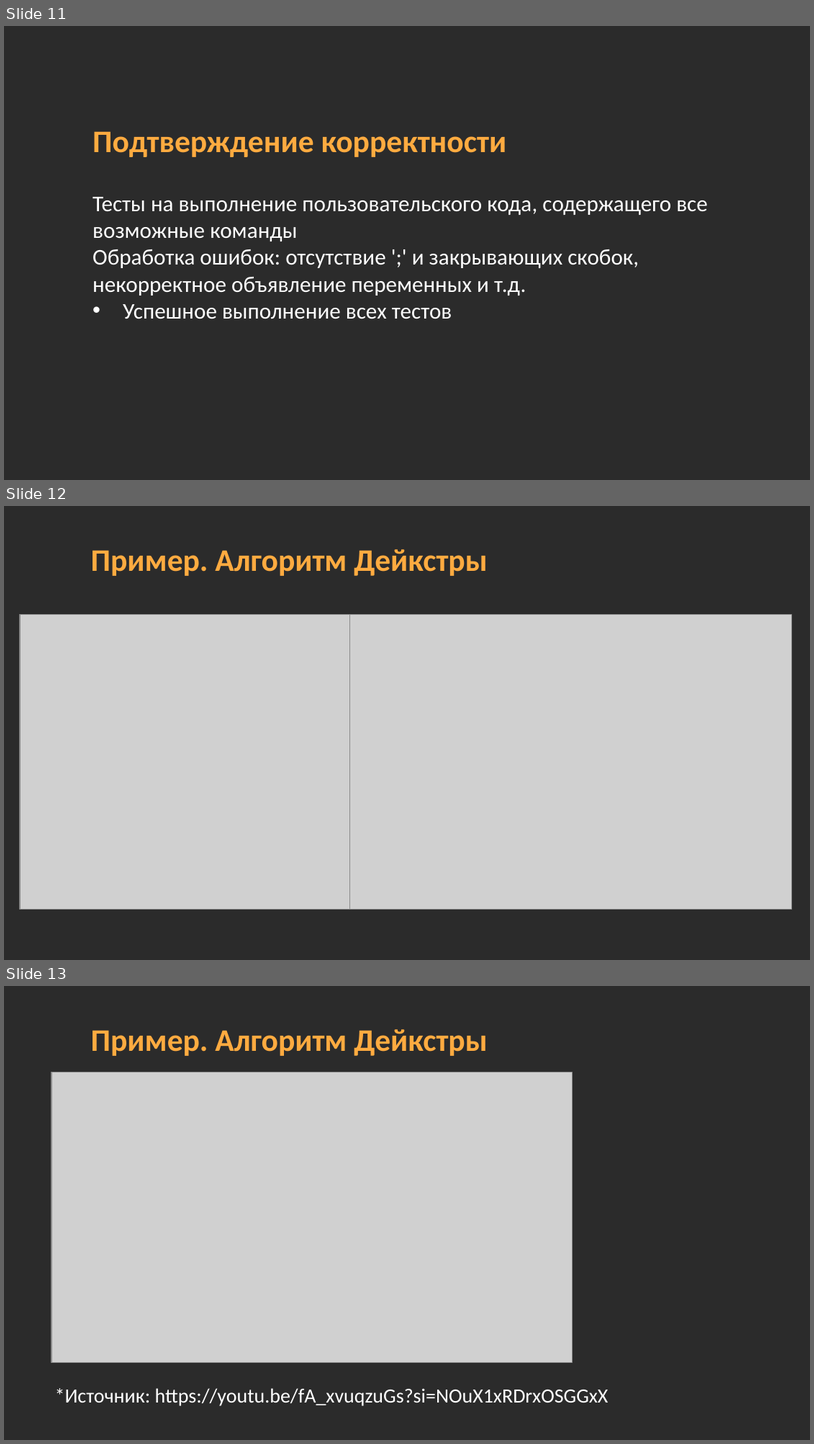
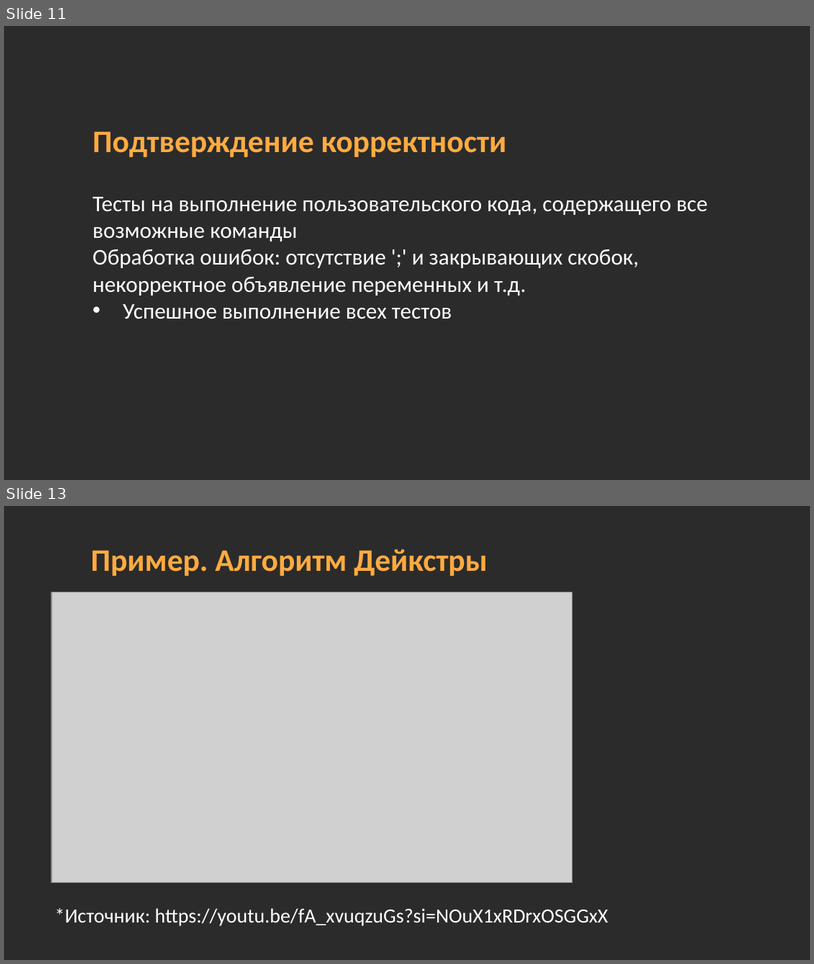
Before and after one commit to midnsun/mp2-2024-lab7-interpretator, a slide deck: Презентация_лабораторная_Интерпретатор_Загрядсков_Максим_Болтенков_Станислав_3823Б1ПМ1_1.pptx. Shown one above the other, each under a label of ours: slides 11, 12 and 13 before the commit, slides 11 and 13 after it; the slides between them are not shown. The pictures are 814x1444 and 814x964 pixels, drawn with LibreOffice and Linux fonts; fonts in the diff are those of the drawing; grey boxes stand for pictures; background and template pictures are left out; a plain dark background stands for a picture behind light text. Boxes give left, top, right and bottom in pixels: in the first picture for what was removed or moved away, otherwise in the second. Text is boxed around its words. In the diff, an @@ line names an element or a change of style, - is before the commit and + after.

```diff
--- a/Презентация_лабораторная_Интерпретатор_Загрядсков_Максим_Болтенков_Станислав_3823Б1ПМ1_1.pptx
+++ b/Презентация_лабораторная_Интерпретатор_Загрядсков_Максим_Болтенков_Станислав_3823Б1ПМ1_1.pptx
@@ slide 12 removed at (4, 506, 810, 960), background picture (left out) @@
@@ text removed at (91, 549, 487, 576) @@
-Пример. Алгоритм Дейкстры
@@ picture removed at (20, 614, 386, 909) @@
@@ picture removed at (350, 614, 792, 909) @@
```
Also in this commit, not shown: 2 slides changed, 1 slide added.
